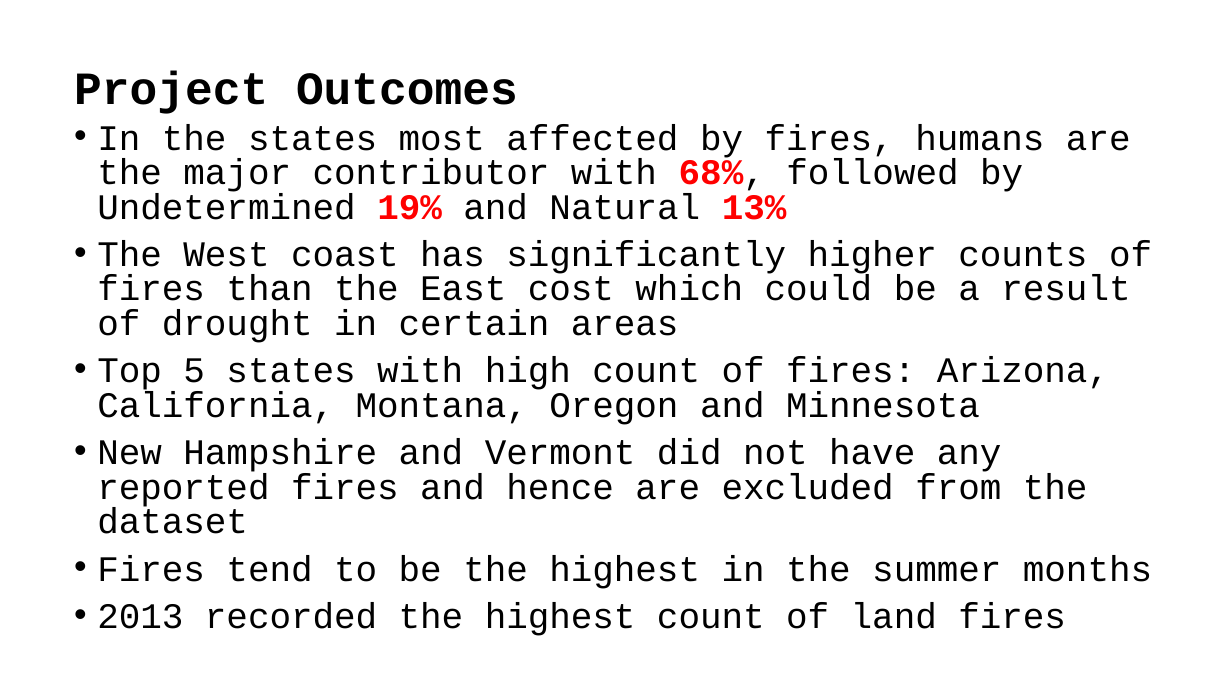
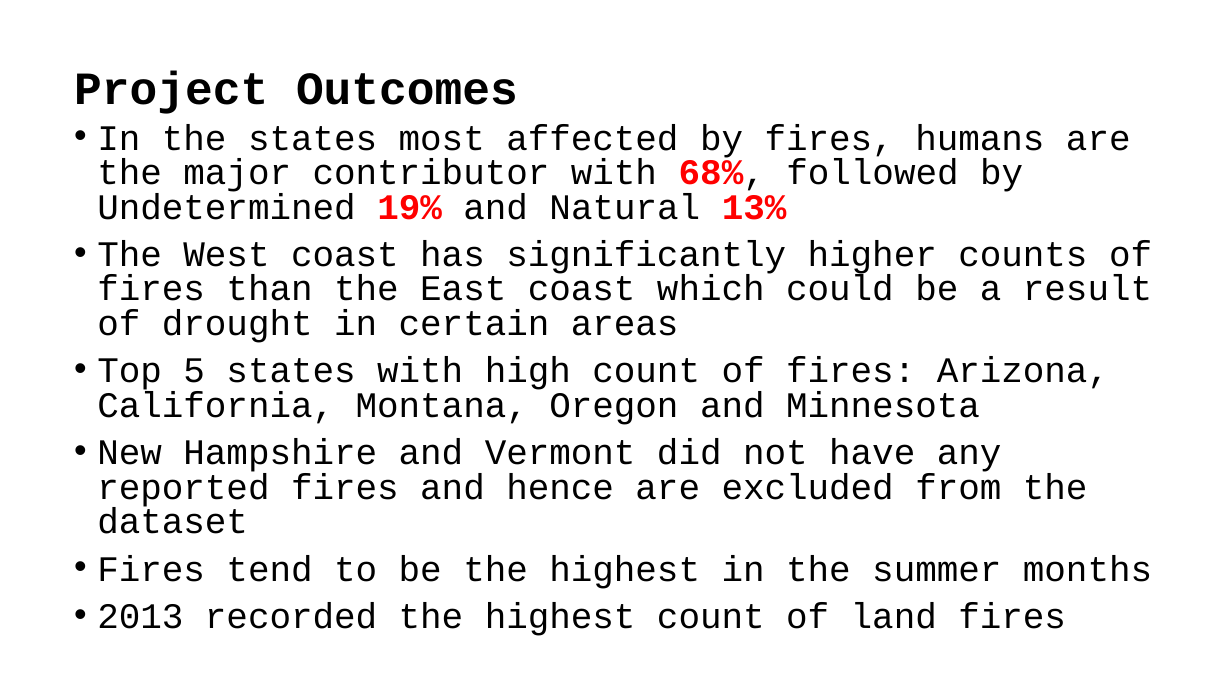
Before and after one commit to Denbigh97/Project_2, a slide deck: slide 5 of Project_2.pptx. Drawn at 1232x693 pixels with LibreOffice and Linux fonts; fonts in the diff are those of the drawing. Boxes give left, top, right and bottom in pixels: in the first picture for what was removed or moved away, otherwise in the second. Text is boxed around its words. In the diff, an @@ line names an element or a change of style, - is before the commit and + after.

```diff
--- a/Project_2.pptx
+++ b/Project_2.pptx
@@ text at [97, 241, 1152, 343]: text changed @@
-• The West coast has significantly higher counts of fires than the East cost which could be a result of drought in certain areas
+• The West coast has significantly higher counts of fires than the East coast which could be a result of drought in certain areas
```
Also in this commit, not shown: 12 other files.
